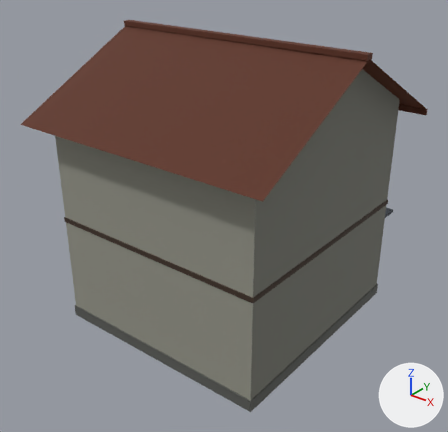
The FBX model Assets/Art/Models/Buildings/House_B.fbx, before and after one commit.
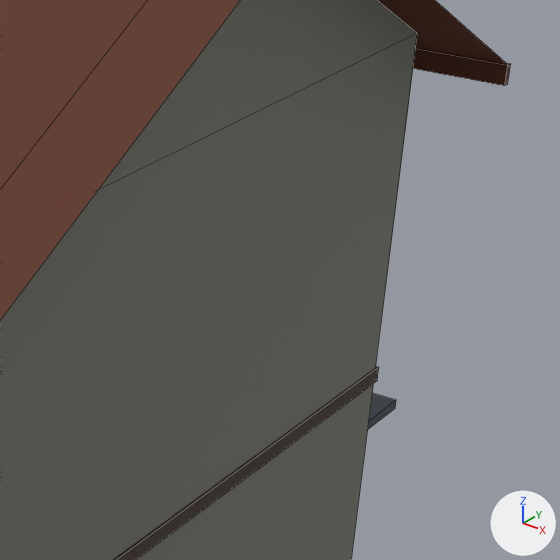
Each version is shown whole from a 50 mm lens placed at (9.21, -14.91, 10.03), pointed at (0.02, -3.43, 2.91), then close up on the part from 61% to 99% of the width and 21% to 60% of the height. The axes (+X, +Y, +Z) are drawn at lower right. The lights are the same throughout. The last two pictures show the newer version. The close-ups show mesh edges as thin lines. Where no turn or scale is listed for an object, it has been applied to the vertices. Vertices at exactly the same position are counted once.

The first close-up shows 'Belt.001', 'Body.001', 'Gables.001', 'Roof.001' and 1 more.
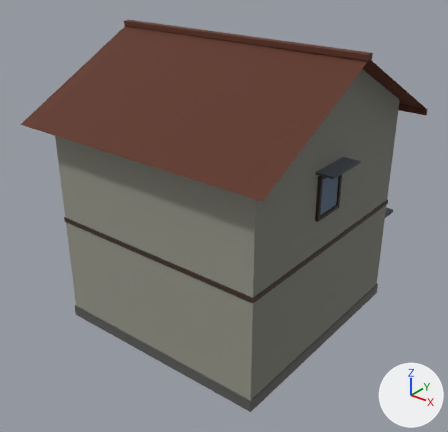
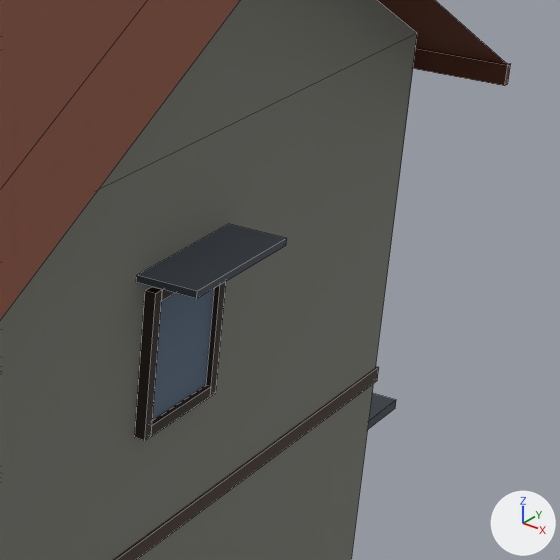
Location of each change, (x1, y1, x2, y2) in pixels of the close-ups (560 x 560 px):
'Hoods.001', reshaped (not visible before)
    after: (136, 224, 287, 299)
'Glass.001', reshaped (not visible before)
    after: (152, 289, 214, 420)
'WinFrame.001', reshaped (not visible before)
    after: (135, 282, 226, 441)

Diff of the bpy script that builds the scene:
```diff
--- a/Assets/Art/Models/Buildings/House_B.fbx.py
+++ b/Assets/Art/Models/Buildings/House_B.fbx.py
@@ me_winframe_001 @@
 # used by ob_winframe_001; location = (0.0, 0.0, 0.0)
-me_winframe_001.from_pydata(...)  # 120 vertices, 108 faces; spans x -2.5..2.3, y 0.0..0.2, z 0.77..4.88
+me_winframe_001.from_pydata(...)  # 168 vertices, 156 faces; spans x -3.08..3.08, y -3.89..0.2, z 0.77..4.93
+# me_winframe_001 part 1: a new loose piece of 24 vertices spanning x 3.0..3.08, y -3.89..-2.93, z 3.87..4.93, in mat_km_palettemat (picture img_km_palette_png)
+# other edits to the shape of me_winframe_001 do not show in these pictures
 me_winframe_001.materials.append(mat_km_palettemat)
@@ me_hoods_001 @@
 # used by ob_hoods_001; location = (0.0, 0.0, 0.0)
-me_hoods_001.from_pydata(...)  # 24 vertices, 18 faces; spans x -2.55..2.35, y 0.0..0.44, z 2.08..5.03
+me_hoods_001.from_pydata(...)  # 40 vertices, 30 faces; spans x -3.44..3.44, y -4.01..0.44, z 2.08..5.08
+# me_hoods_001 part 2: a new loose piece, a box spanning x 3.0..3.44, y -4.01..-2.81, z 5.025..5.075, in mat_km_palettemat (picture img_km_palette_png)
+# other edits to the shape of me_hoods_001 do not show in these pictures
 me_hoods_001.materials.append(mat_km_palettemat)
@@ me_glass_001 @@
 # used by ob_glass_001; location = (0.0, 0.0, 0.0)
-me_glass_001.from_pydata(...)  # 40 vertices, 30 faces; spans x -2.36..2.55, y 0.02..0.15, z 0.35..4.81
+me_glass_001.from_pydata(...)  # 56 vertices, 42 faces; spans x -3.03..3.04, y -3.82..0.15, z 0.35..4.86
+# me_glass_001 part 3: a new loose piece, a box spanning x 3.025..3.035, y -3.82..-3.0, z 3.94..4.86, in mat_km_palettemat (picture img_km_palette_png)
+# other edits to the shape of me_glass_001 do not show in these pictures
 me_glass_001.materials.append(mat_km_palettemat)
```
